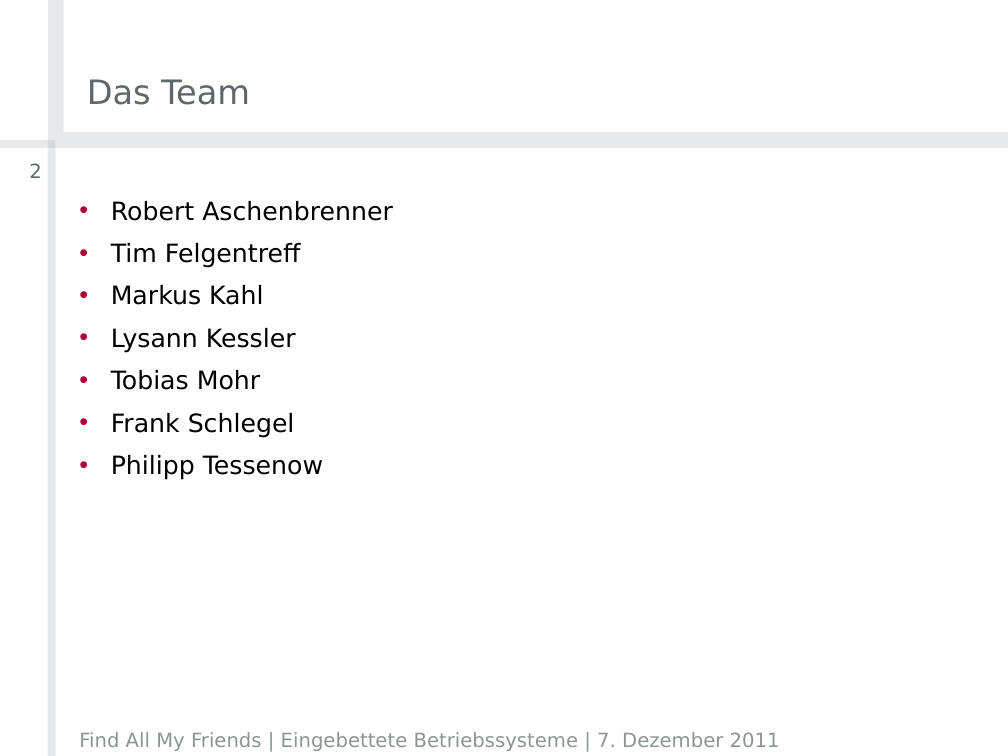
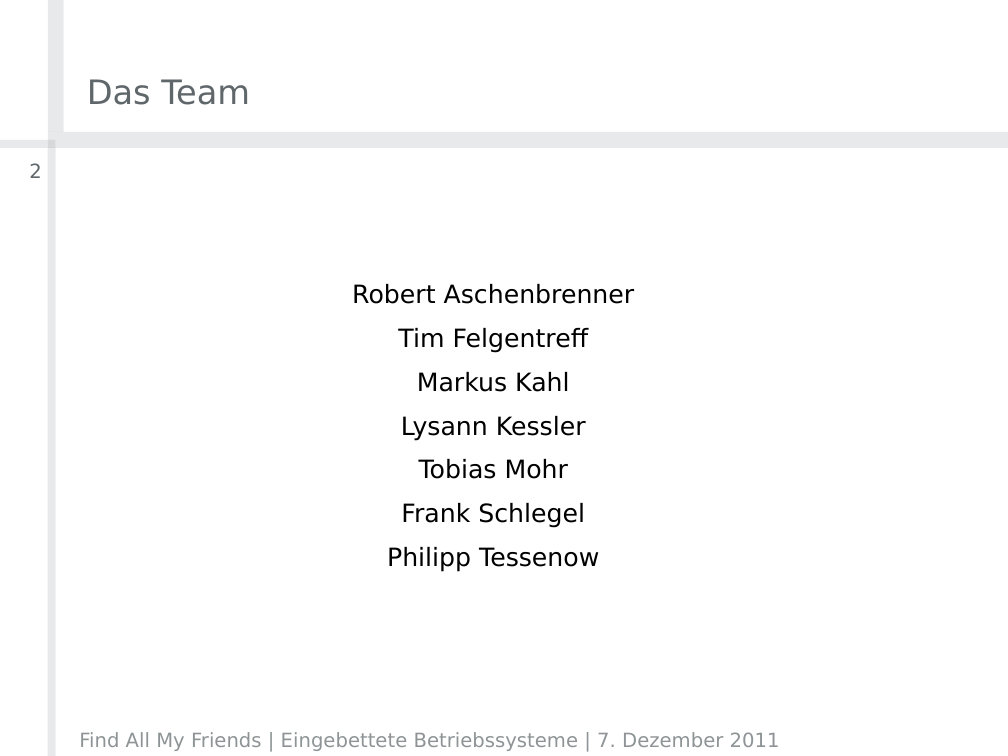
Before and after one commit to timfel/meet4xmas, a slide deck: slide 2 of presentations/2011-12-07_Projektvorstellung.pptx. Drawn at 1008x756 pixels with LibreOffice and Linux fonts; fonts in the diff are those of the drawing; background and template pictures are left out. Boxes give left, top, right and bottom in pixels: in the first picture for what was removed or moved away, otherwise in the second. Text is boxed around its words. In the diff, an @@ line names an element or a change of style, - is before the commit and + after.

```diff
--- a/presentations/2011-12-07_Projektvorstellung.pptx
+++ b/presentations/2011-12-07_Projektvorstellung.pptx
@@ text "Robert Aschenbrenner" at (352,284,635,572): alignment left to centre; bullet • to none; line spacing 1.15 to 1.2 @@
```
Also in this commit, not shown: 14 other slides changed, 3 slides added, 2 other files.
